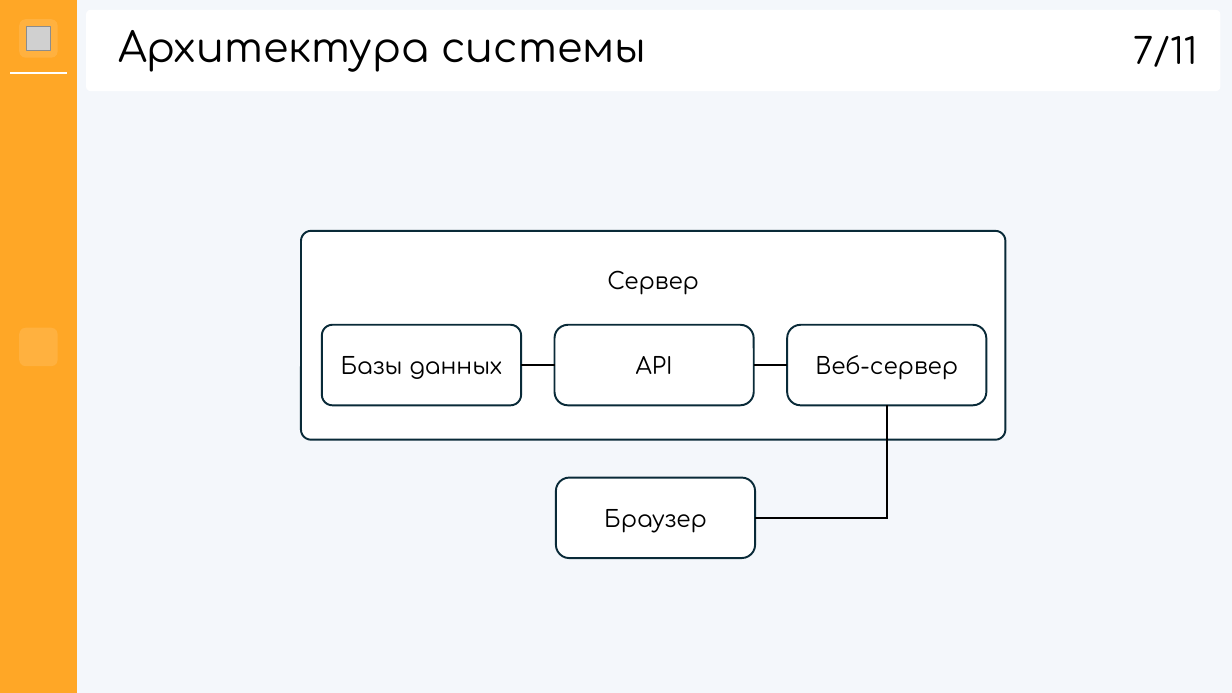
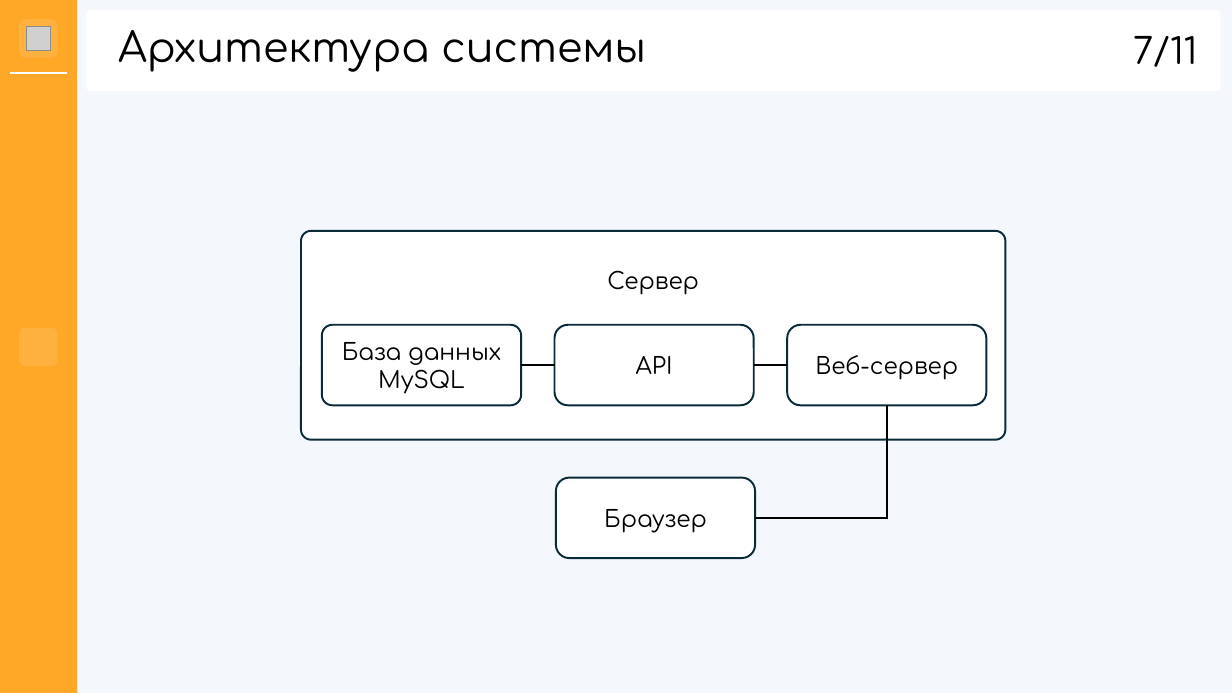
Before and after one commit to hhallva/cmdnt-website, a slide deck: slide 7 of КП/Презентация/Презентация.pptx. Drawn at 1232x693 pixels with LibreOffice and Linux fonts; fonts in the diff are those of the drawing; grey boxes stand for pictures; background and template pictures are left out. Boxes give left, top, right and bottom in pixels: in the first picture for what was removed or moved away, otherwise in the second. Text is boxed around its words. In the diff, an @@ line names an element or a change of style, - is before the commit and + after.

```diff
--- a/КП/Презентация/Презентация.pptx
+++ b/КП/Презентация/Презентация.pptx
@@ text in rounded rectangle at (342,342,501,393): text changed @@
-Базы данных
+База данных MySQL
```
Also in this commit, not shown: 4 other slides changed, 1 slide added, 1 slide removed.
